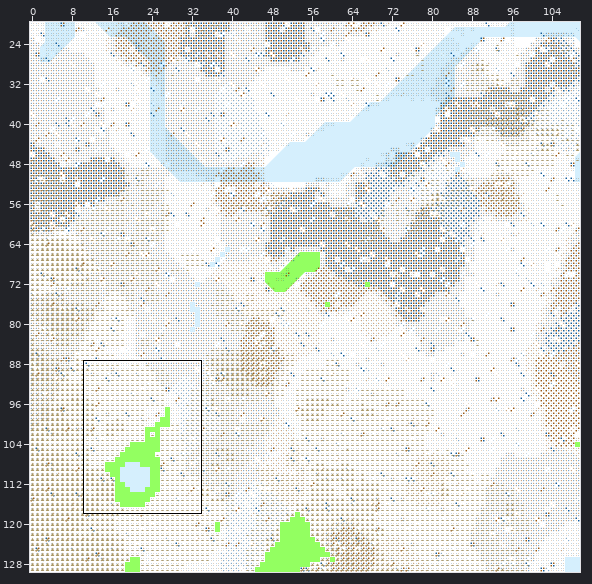
An edit to a level. Tiled map, Maps/hd/boston-hd.tmx. Above: a wide view before the commit, with the close-up outlined.
Close-up. Before the edit:
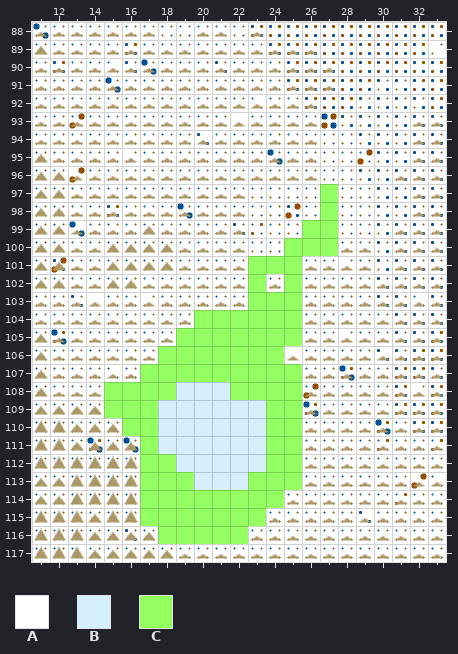
Cells are 32x32 px. Shown: x 11..33, y 88..117. The commit also changed other parts of the map, which this record leaves out.
Key: from "Landform": A 0, B 1, C 2.
_ is an empty cell.
Layers that did not change in this view are not listed.
Layer "Land" before, first column x 11:
 88 AAAAAAAAAAAAAAAAAAAAAAA
 89 AAAAAAAAAAAAAAAAAAAAAAA
 90 AAAAAAAAAAAAAAAAAAAAAAA
 91 AAAAAAAAAAAAAAAAAAAAAAA
 92 AAAAAAAAAAAAAAAAAAAAAAA
 93 AAAAAAAAAAAAAAAAAAAAAAA
 94 AAAAAAAAAAAAAAAAAAAAAAA
 95 AAAAAAAAAAAAAAAAAAAAAAA
 96 AAAAAAAAAAAAAAAAAAAAAAA
 97 AAAAAAAAAAAAAAAACAAAAAA
 98 AAAAAAAAAAAAAAAACAAAAAA
 99 AAAAAAAAAAAAAAACCAAAAAA
100 AAAAAAAAAAAAAACCCAAAAAA
101 AAAAAAAAAAAACCCAAAAAAAA
102 AAAAAAAAAAAACACAAAAAAAA
103 AAAAAAAAAAAACCCAAAAAAAA
104 AAAAAAAAACCCCCCAAAAAAAA
105 AAAAAAAACCCCCCCAAAAAAAA
106 AAAAAAACCCCCCCAAAAAAAAA
107 AAAAAACCCCCCCCCAAAAAAAA
108 AAAACCCCBBBCCCCAAAAAAAA
109 AAAACCCBBBBBBCCAAAAAAAA
110 AAAAACCBBBBBBCCAAAAAAAA
111 AAAAAACBBBBBBCCAAAAAAAA
112 AAAAAACCBBBBBCCAAAAAAAA
113 AAAAAACCCBBBCCCAAAAAAAA
114 AAAAAACCCCCCCCAAAAAAAAA
115 AAAAAACCCCCCCAAAAAAAAAA
116 AAAAAAACCCCCAAAAAAAAAAA
117 AAAAAAAAAAAAAAAAAAAAAAA
The result:
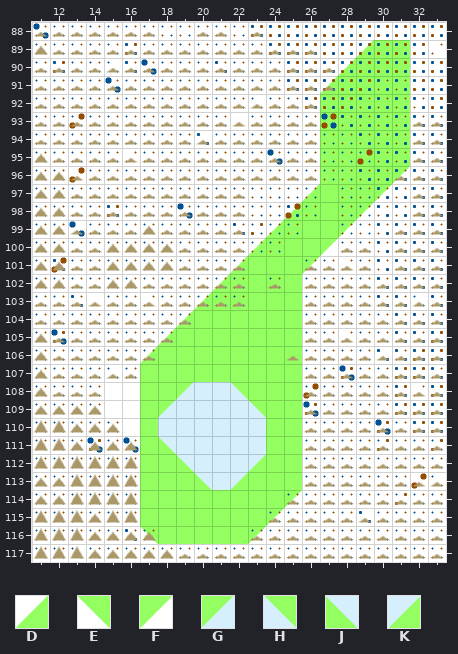
Further tiles: from "Landform": D 6, E 10, F 11, G 12, H 13, J 16, K 17.
Change:
Layer "Land":
y 89: x 29..31 AAA -> DCC
y 90: x 28..31 AAAA -> DCCC
y 91: x 27..31 AAAAA -> DCCCC
y 92..95: x 27..31 AAAAA -> CCCCC
y 96: x 27..31 AAAAA -> CCCCF
y 97: x 26 A -> D; x 28..30 AAA -> CCF
y 98: x 25..26 AA -> DC; x 28..29 AA -> CF
y 99: x 24..25 AA -> DC; x 28 A -> F
y 100: x 23..24 AA -> DC; x 27 C -> F
y 101: x 22 A -> D; x 26 A -> F
y 102: x 21..22 AA -> DC; x 24 A -> C
y 103: x 20..22 AAA -> DCC
y 104: x 19 A -> D
y 105: x 18 A -> D
y 106: x 17 A -> D; x 25 A -> C
y 108: x 15..16 CC -> AA; x 19 B -> G; x 22 C -> H
y 109: x 15..16 CC -> AA; x 18 B -> G; x 23 B -> H
y 110: x 16 C -> A
y 111: x 18 B -> J
y 112: x 19 B -> J; x 23 B -> K
y 113: x 20 B -> J; x 22 B -> K
y 114: x 25 A -> F
y 115: x 24 A -> F
y 116: x 17 A -> E; x 23 A -> F
Where, in picture pixels (left, top, right, bottom), the same in both close-ups:
changed: (140, 40, 410, 364)
changed: (104, 382, 140, 436)
changed: (158, 382, 194, 418)
changed: (230, 382, 266, 418)
changed: (158, 436, 212, 490)
changed: (230, 454, 266, 490)
changed: (248, 490, 302, 544)
changed: (140, 526, 158, 544)
